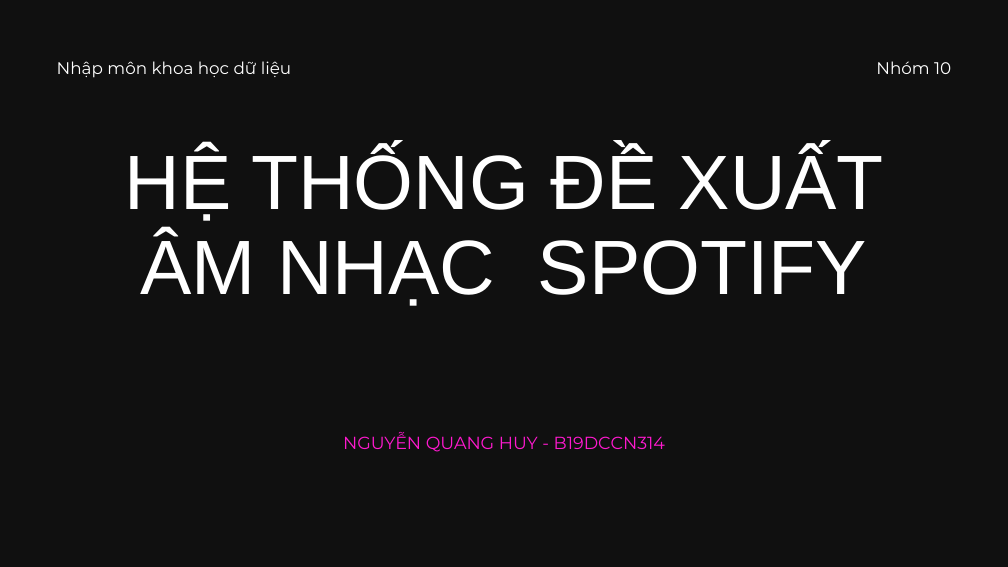
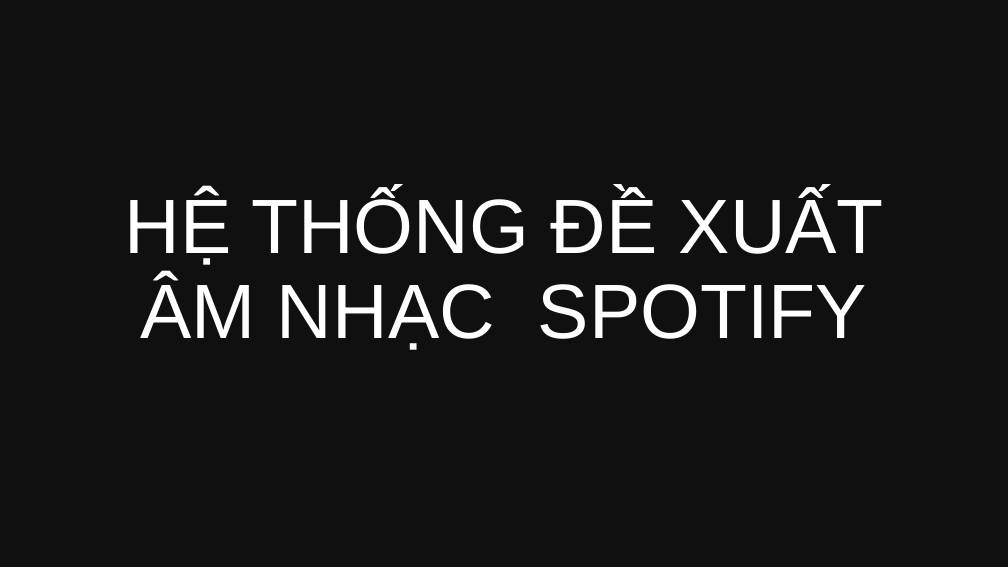
Before and after one commit to LionelMessi-M10/music-recommendation-system, a slide deck: slide 1 of Music-Recommendation-System.pptx. Drawn at 1008x567 pixels with LibreOffice and Linux fonts; fonts in the diff are those of the drawing. Boxes give left, top, right and bottom in pixels: in the first picture for what was removed or moved away, otherwise in the second. Text is boxed around its words. In the diff, an @@ line names an element or a change of style, - is before the commit and + after.

```diff
--- a/Music-Recommendation-System.pptx
+++ b/Music-Recommendation-System.pptx
@@ text removed at <box>57,61,291,78</box> @@
-Nhập môn khoa học dữ liệu
@@ text removed at <box>876,61,951,74</box> @@
-Nhóm 10
@@ text "HỆ THỐNG ĐỀ XUẤT ÂM ...": place and size @@
-text "HỆ THỐNG ĐỀ XUẤT ÂM ..." at <box>125,148,884,306</box>
+text "HỆ THỐNG ĐỀ XUẤT ÂM ..." at <box>124,192,884,350</box>
@@ text removed at <box>343,432,665,452</box> @@
-NGUYỄN QUANG HUY - B19DCCN314
```
Also in this commit, not shown: 5 other slides changed, 3 other files.
